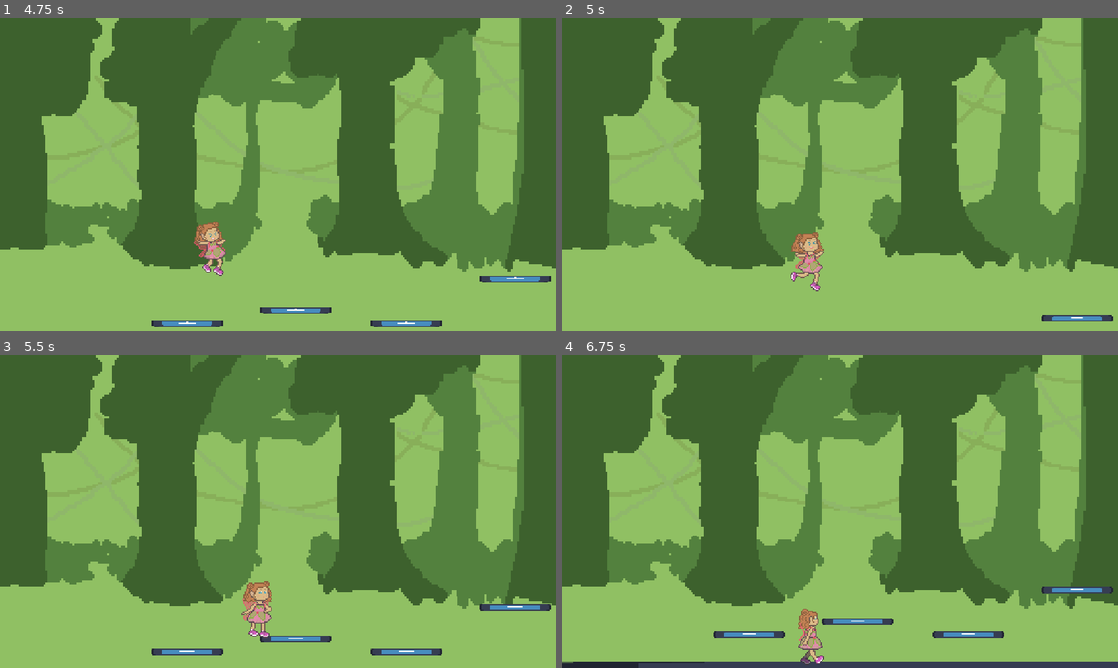
Above: before the commit, frames 1-4 (two rows, left to right).
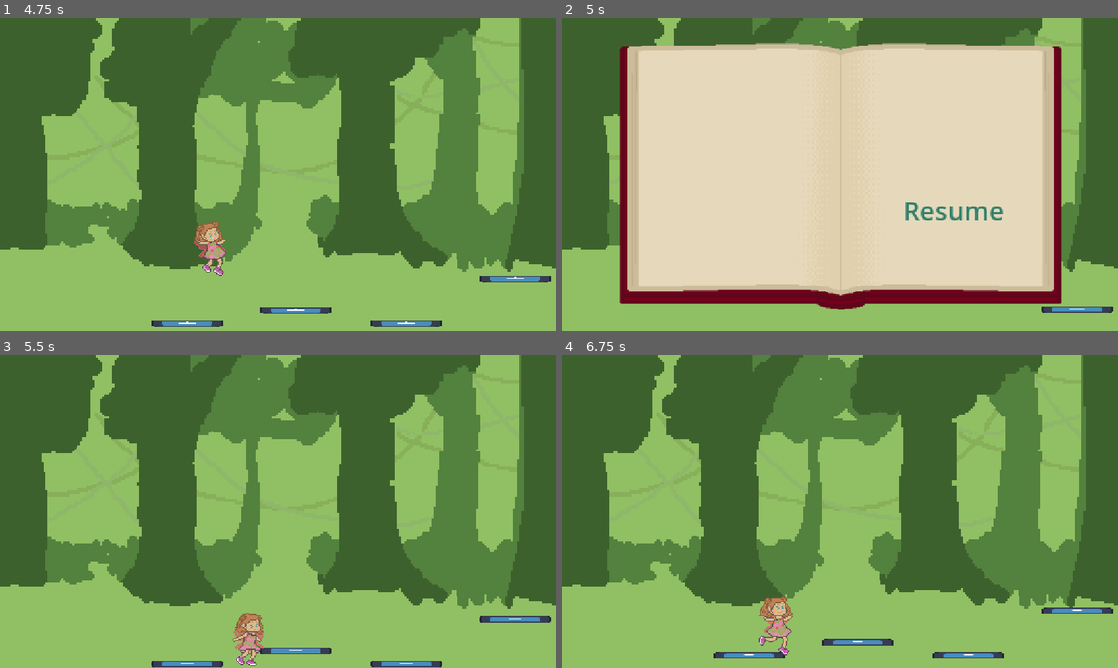
Above: after the commit, the same moments.

Repository: AlexReidNZ/Into-The-Pixie-Kingdom
Game: Godot game, scene res://Scenes/menu.tscn
Two runs of this game, one before a commit and one after it. Both use one fixed random seed, a clock stepped at 60 frames per second and the inputs below. The engine's default icon, where the game draws it, is replaced by a stand-in: a white triangle on a blue panel in a dark square.
Inputs (mouse positions are in pixels of both pictures, inside the frame that each line leads up to):
- Up to frame 1 (4.75 s): click "Start" at 0.5 s; tap Enter (ui_accept) at 1.25 s; hold Shift (run) 1.28-2.03 s; hold Right (move_right) 1.28-2.78 s; tap Space (jump) at 1.52, 2.27, 3.77, 4.52 s; tap Shift (run) at 2.1, 3.6 s; hold Left (move_left) 2.78-3.53 s; hold Shift (run) 2.78-3.53 s; hold Right (move_right) from 3.53 s (still down); hold Shift (run) from 4.28 s (still down)
- Up to frame 2 (5 s): keep holding Right (move_right); keep holding Shift (run); tap Escape (pause, bound only after the commit) at 4.9 s
- Up to frame 3 (5.5 s): release Right (move_right) at 5 s; release Shift (run) at 5 s; click (394, 545) at 5 s, where only the run after the commit has a clickable "Resume"
- Up to frame 4 (6.75 s): hold Left (move_left) 5.78-6.53 s; tap Shift (run) at 5.85 s; tap Space (jump) at 6.02 s; hold Right (move_right) from 6.53 s (still down); hold Shift (run) from 6.53 s (still down)

Frame 1 is identical in both runs. In frame 2, 66% of the frame differs, in the area x 10-100%, y 8-97%; in frame 3, 3.3%; in frame 4, 5.2%.

Commit message:
feat: add pause menu

Diff:
--- a/Scenes/main.tscn
+++ b/Scenes/main.tscn
@@ -1,5 +1,6 @@
-[gd_scene load_steps=4 format=3 uid="uid://jm2lljojuw27"]
+[gd_scene load_steps=5 format=3 uid="uid://jm2lljojuw27"]
 
+[ext_resource type="PackedScene" uid="uid://b6srab5ljjrdi" path="res://Scenes/pause_menu.tscn" id="1_nyhm4"]
 [ext_resource type="PackedScene" uid="uid://bwi0bf6srol7t" path="res://Scenes/npc_body.tscn" id="2_ci6wn"]
 [ext_resource type="PackedScene" uid="uid://bwdc63outfprh" path="res://Scenes/player_body.tscn" id="3_bb4ag"]
 
@@ -83,6 +84,15 @@
 
 [node name="Main" type="Node2D"]
 
+[node name="CanvasLayer" type="CanvasLayer" parent="."]
+
+[node name="PauseMenu" parent="CanvasLayer" instance=ExtResource("1_nyhm4")]
+process_mode = 3
+offset_left = -4.0
+offset_top = 4.0
+offset_right = -4.0
+offset_bottom = 4.0
+
 [node name="Player" parent="." instance=ExtResource("3_bb4ag")]
 position = Vector2(315, -4)
 
--- /dev/null
+++ b/Scenes/pause_menu.tscn
@@ -0,0 +1,37 @@
+[gd_scene load_steps=3 format=3 uid="uid://b6srab5ljjrdi"]
+
+[ext_resource type="Texture2D" uid="uid://bk8ubmiv0u4cn" path="res://Sprites/book background.png" id="1_cdlkh"]
+[ext_resource type="Script" path="res://Scripts/pause_menu.gd" id="1_w2gt3"]
+
+[node name="PauseMenu" type="Control"]
+process_mode = 3
+layout_mode = 3
+anchors_preset = 15
+anchor_right = 1.0
+anchor_bottom = 1.0
+grow_horizontal = 2
+grow_vertical = 2
+script = ExtResource("1_w2gt3")
+
+[node name="TextureRect" type="TextureRect" parent="."]
+layout_mode = 0
+offset_left = 19.0
+offset_top = 2.0
+offset_right = 496.0
+offset_bottom = 278.0
+texture = ExtResource("1_cdlkh")
+expand_mode = 1
+
+[node name="Resume" type="Button" parent="."]
+layout_mode = 0
+offset_left = 309.0
+offset_top = 156.0
+offset_right = 413.0
+offset_bottom = 198.0
+theme_override_colors/font_color = Color(0.195007, 0.501681, 0.418972, 1)
+theme_override_font_sizes/font_size = 24
+text = "Resume"
+flat = true
+
+[connection signal="pressed" from="Resume" to="." method="_on_close_pressed"]
+[connection signal="pressed" from="Resume" to="." method="_on_resume_pressed"]
--- /dev/null
+++ b/Scripts/pause_menu.gd
@@ -0,0 +1,23 @@
+extends Control
+
+func _ready():
+	hide()
+
+func resume():
+	get_tree().paused = false
+	hide()
+
+func pause():
+	get_tree().paused = true
+	show()
+
+func _input(event : InputEvent):
+	if event.is_action_pressed("pause") and !get_tree().paused:
+		print("esc pressed")
+		pause()
+	elif event.is_action_pressed("pause") and get_tree().paused:
+		resume()
+
+
+func _on_resume_pressed() -> void:
+	resume()
--- a/platformer/platform_level.tscn
+++ b/platformer/platform_level.tscn
@@ -1,6 +1,7 @@
-[gd_scene load_steps=7 format=3 uid="uid://cfrj4t5rn0lay"]
+[gd_scene load_steps=8 format=3 uid="uid://cfrj4t5rn0lay"]
 
 [ext_resource type="PackedScene" uid="uid://boc6l1kkktvup" path="res://player/player.tscn" id="1_bxnp0"]
+[ext_resource type="PackedScene" uid="uid://b6srab5ljjrdi" path="res://Scenes/pause_menu.tscn" id="1_h6i81"]
 [ext_resource type="Texture2D" uid="uid://ca56kg7jr5m0y" path="res://Sprites/icon.svg" id="1_woxqj"]
 [ext_resource type="Texture2D" uid="uid://boy25fpexvose" path="res://platformer/Ivy Path Background.png" id="3_k08ho"]
 
@@ -14,6 +15,10 @@
 
 [node name="PlatformLevel" type="Node2D"]
 texture_filter = 1
+
+[node name="CanvasLayer" type="CanvasLayer" parent="."]
+
+[node name="PauseMenu" parent="CanvasLayer" instance=ExtResource("1_h6i81")]
 
 [node name="Parallax2D" type="Parallax2D" parent="."]
 scroll_scale = Vector2(0.5, 0)
--- a/project.godot
+++ b/project.godot
@@ -58,3 +58,8 @@
 "events": [Object(InputEventKey,"resource_local_to_scene":false,"resource_name":"","device":-1,"window_id":0,"alt_press …(191 unchanged characters)…
 ]
 }
+pause={
+"deadzone": 0.5,
+"events": [Object(InputEventKey,"resource_local_to_scene":false,"resource_name":"","device":0,"window_id":0,"alt_pressed":false,"shift_pressed":false,"ctrl_pressed":false,"meta_pressed":false,"pressed":false,"keycode":0,"physical_keycode":4194305,"key_label":0,"unicode":0,"location":0,"echo":false,"script":null)
+]
+}
Binary file added: Scenes/book background.png
Not shown, added: Scenes/book background.png.import
Binary file added: Sprites/book background.png
Not shown, added: Sprites/book background.png.import
